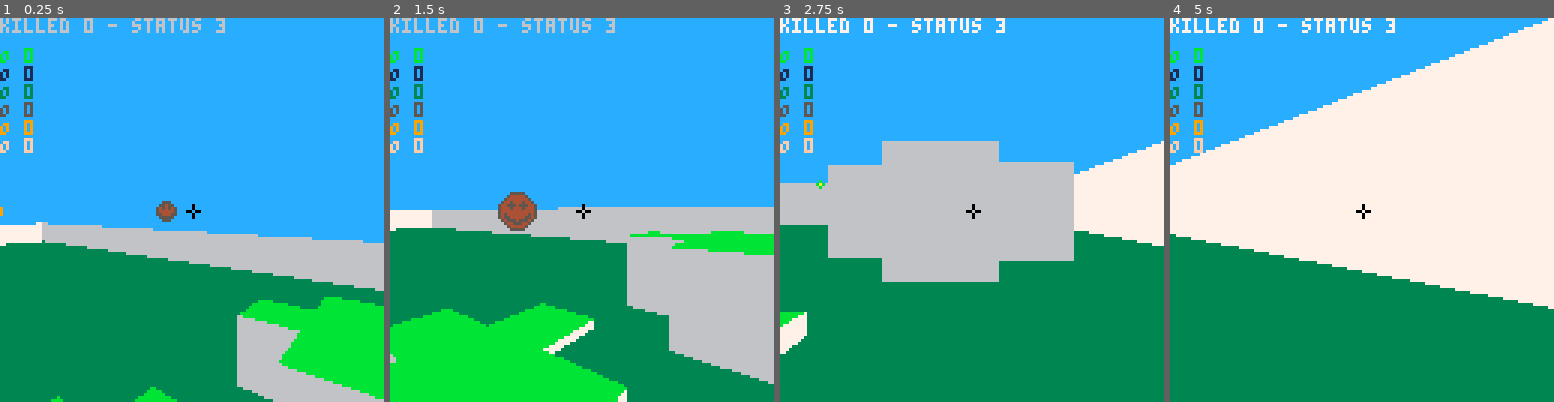
Above: before the commit, frames 1-4 (left to right).
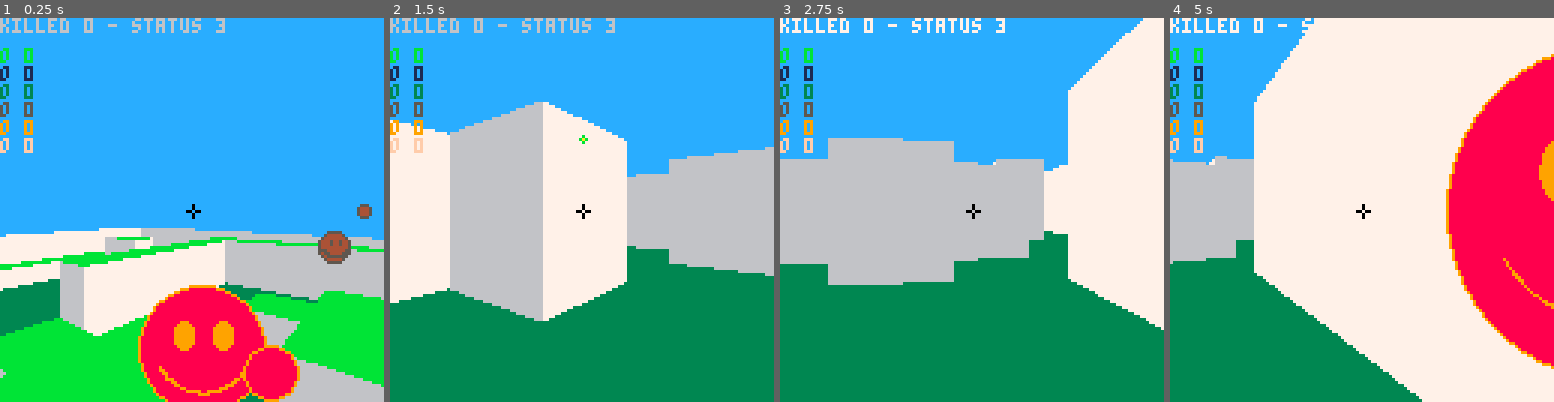
Above: after the commit, the same moments.

Repository: gotsunami/picomaze
Game: PICO-8 cartridge picomaze.p8
Same seed, same stepped clock (60 frames per second), same inputs: the game is played once before the commit and once after it.
Inputs:
- Up to frame 1 (0.25 s): no input
- Up to frame 2 (1.5 s): tap O (Z key) at 0.7 s
- Up to frame 3 (2.75 s): hold Right 1.6-2.1 s; tap O (Z key) at 1.7, 2.1, 2.5 s; hold Up 2.15-2.42 s; hold Right from 2.47 s (still down)
- Up to frame 4 (5 s): tap O (Z key) every 0.4 s from 2.9 to 4.9 s; release Right at 3.03 s; hold Left 3.08-3.58 s; hold Down 3.63-3.97 s; hold Right 4.02-4.68 s; hold Up from 4.73 s (still down)

The runs differ from the first frame. In frame 1, 32% of the frame differs, in the area x 0-100%, y 7-100%; in frame 2, 54%; in frame 3, 20%; in frame 4, 48%.

Commit message:
Updates: smiley z, better detections, more playable

Diff:
--- a/picomaze.p8
+++ b/picomaze.p8
@@ -21,7 +21,7 @@
    sm.id = id
    sm.cl = {id, id+1}
    -- init position
-   sm.x = 1+flr(rnd(29)) sm.y = 1+flr(rnd(29))
+   sm.x = 1+flr(rnd(29)) sm.y = 1+flr(rnd(15))
    sm.z = 12
    sm.dz = 0
    sm.dv = 0.2
@@ -88,6 +88,9 @@
 -- and if smiley is reloaded
 function fire_bullet(sm)
    if (sm.bl.fired==false and sm.bl.reload <= 0) then
+      if (sm.id == player_id) then
+	 sfx(2)
+      end
       sm.bl.d = sm.d
       sm.bl.x = sm.x
       sm.bl.y = sm.y
@@ -100,14 +103,15 @@
 ----------------------------------------
 -- move bullet and handle collision
 function bullet(sm)
-   sm.bl.reload -= .1
+   sm.bl.reload -= .25
    if (sm.bl.fired==true) then
       -- new bullet position --
       sm.bl.x=sm.bl.x+cos(sm.bl.d)*0.55
       sm.bl.y=sm.bl.y+sin(sm.bl.d)*0.55
       -- hit an enemy?
       for en in all(pls) do
-	 if (sqrt((sm.bl.x - en.x)^2 + (sm.bl.y - en.y)^2) < 0.25 and
+	 if (en.id != sm.id and
+		sqrt((sm.bl.x - en.x)^2 + (sm.bl.y - en.y)^2) < 0.4 and
 	     abs(sm.bl.z - en.z) < 0.4) then
 	    hit(sm, en)
 	    sm.bl.fired = false
@@ -125,7 +129,7 @@
 end
 
 ----------------------------------------
--- functions for AI smileys/players
+-- functions for ai smileys/players
 -- call ai_move(pl) to test algorithm
 ----------------------------------------
 function ai_move(sm)
@@ -151,45 +155,40 @@
 ----------------------------------------
 -- draw a smiley
 function draw_smiley(sm)
-   local dt = pl.d - atan2(sm.x - pl.x, sm.y - pl.y)
+   local dt = (pl.d - atan2(sm.x - pl.x, sm.y - pl.y))
    local r = sqrt((sm.x - pl.x)^2 + (sm.y - pl.y)^2)
-   -- array to store distance of each smiley, knowing its two dedicated colours
-   sz[sm.id] = r
-   sz[sm.id+1] = r
-   if (abs(dt) < 0.3) then
-      local cx = 64 - 90 * sin(dt)
-      local cy = 64 - 90 * (pl.z - sm.z) / r
-      r = 32 / r
-      -- contour --
-      circfill(cx,cy,r,sm.cl[1])
-      circ(cx,cy,r,sm.cl[2])
-
-      -- eyes
-      circfill(cx-r/3.5,cy-r/3.5,r/7,sm.cl[2])
-      circfill(cx-r/3.5,cy-r/4.6,r/6,sm.cl[2])
-      circfill(cx-r/3.5,cy-r/6,r/7,sm.cl[2])
-
-      circfill(cx+r/3.5,cy-r/3.5,r/7,sm.cl[2])
-      circfill(cx+r/3.5,cy-r/4.6,r/6,sm.cl[2])
-      circfill(cx+r/3.5,cy-r/6,r/7,sm.cl[2])
-
-      -- mouth
-      if (sm.l == 3) then       -- happy
-	 local x, y, r = cx, cy-r*0.1, r/1.3
-	 for angle = 210, 330.0 do
-	    local ptx, pty = x + r * cos( angle / 360 ), y + r * sin( angle / 360 )
-	    pset( ptx, pty,sm.cl[2])
-	 end
-      end
-      if (flr(sm.l) == 2) then       -- neutral
-	 line(cx-r/2,cy+r/3,cx+r/2,cy+r/3,sm.cl[2])
-      end
-      if (flr(sm.l) == 1) then       -- unhappy
-	 local x, y, r = cx, cy+r, r/1.3
-	 for angle = 30, 150.0 do
-	    local ptx, pty = x + r * cos( angle / 360 ), y + r * sin( angle / 360 )
-	    pset( ptx, pty,sm.cl[2])
-	 end
+   local cx = 64 - 90 * sin(dt)
+   local cy = 64 - 90 * (pl.z - sm.z) / r
+   r = 32 / r
+   -- contour --
+   circfill(cx,cy,r,sm.cl[1])
+   circ(cx,cy,r,sm.cl[2])
+
+   -- eyes
+   circfill(cx-r/3.5,cy-r/3.5,r/7,sm.cl[2])
+   circfill(cx-r/3.5,cy-r/4.6,r/6,sm.cl[2])
+   circfill(cx-r/3.5,cy-r/6,r/7,sm.cl[2])
+
+   circfill(cx+r/3.5,cy-r/3.5,r/7,sm.cl[2])
+   circfill(cx+r/3.5,cy-r/4.6,r/6,sm.cl[2])
+   circfill(cx+r/3.5,cy-r/6,r/7,sm.cl[2])
+
+   -- mouth
+   if (sm.l == 3) then       -- happy
+      local x, y, r = cx, cy-r*0.1, r/1.3
+      for angle = 210, 330.0 do
+	 local ptx, pty = x + r * cos( angle / 360 ), y + r * sin( angle / 360 )
+	 pset( ptx, pty,sm.cl[2])
+      end
+   end
+   if (flr(sm.l) == 2) then       -- neutral
+      line(cx-r/2,cy+r/3,cx+r/2,cy+r/3,sm.cl[2])
+   end
+   if (flr(sm.l) == 1) then       -- unhappy
+      local x, y, r = cx, cy+r, r/1.3
+      for angle = 30, 150.0 do
+	 local ptx, pty = x + r * cos( angle / 360 ), y + r * sin( angle / 360 )
+	 pset( ptx, pty,sm.cl[2])
       end
    end
 end
@@ -199,7 +198,7 @@
    local bl = sm.bl
    if (bl.fired == true) then
       local dt = pl.d - atan2(bl.x - pl.x, bl.y - pl.y)
-      if (abs(dt) < 0.3) then
+      if (abs(dt) < 0.2 or abs(dt) > 0.8) then
 	 local r = sqrt((bl.x - pl.x)^2 + (bl.y - pl.y)^2)
 	 local cx = 64 - 90 * sin(dt)
 	 local cy = 64 - 90 * (pl.z - bl.z) / r
@@ -210,15 +209,48 @@
    end
 end
 
--- draw the 3D map, the smileys, and the bullets
+-- draw the 3d map, the smileys, and the bullets
 function draw_3d()
- -- draw enemies and bullets
+ -- array to store distance of each smiley, knowing its two dedicated colours
+ -- also decide if it has to be drawn
+ cnt = 0
+ sz = {}
+ for en in all(pls) do
+    if en.id != player_id then
+       local r = sqrt((en.x - pl.x)^2 + (en.y - pl.y)^2)
+       local dt = pl.d - atan2(en.x - pl.x, en.y - pl.y)
+       cursor(0,20)
+       color(0)
+       if (abs(dt) < 0.2 or abs(dt) > 0.8) then
+	  sz[en.id] = r
+	  sz[en.id+1] = r
+	  cnt += 1
+       end
+    end
+ end
+
+ -- draw enemies, from the further to the closer
+ order = {}
+ while(cnt > 0) do
+    local max = 0
+    local id = 1
+    local en = nil
+    for pl in all(pls) do
+       if order[pl.id] == nil and sz[pl.id] != nil and sz[pl.id] > max then
+	  max = sz[pl.id]
+	  en = pl
+	  id = pl.id
+       end
+    end
+    draw_smiley(en)
+    order[id] = 1
+    cnt -= 1
+ end
+
+ -- draw bullets and scores
  cursor(0,10)
  for en in all(pls) do
-    color(en.id+1) print("O "..en.s)
-    if (en.id != player_id) then
-       draw_smiley(en)
-    end
+    color(en.id+1) print("o "..en.s)
     draw_bullet(en)
  end
 
@@ -361,17 +393,17 @@
       -- scores
       cursor(0,10)
       for en in all(pls) do
-	 color(en.id+1) print("O "..en.s)
+--	 color(en.id+1) print("o "..en.s)
       end
    else
       cursor(45,5) color(0)
-      print("GAME OVER")
+      print("game over")
       if (gameover != player_id) then
 	 cursor(38,15) color(0)
-	 print("PLAYER "..gameover.." WON!")
+	 print("player "..gameover.." won!")
       else
 	 cursor(48,15) color(0)
-	 print("YOU WON!")
+	 print("you won!")
       end
       pl.x = 10
       pl.y = 10
@@ -410,6 +442,7 @@
       -- move --
       if (en.id != player_id) then
 	 ai_move(en)
+	 move(en, 0)
       else
 --	 ai_move(pl)
 	 move(pl, m)
@@ -578,163 +611,163 @@
 __map__
 0f0f0f0f0f0f0f0f0f0f0f0f0f0f0f0f0f0f0f0f0f0f0f0f0f0f0f0f0f0f0f0f000000000000000000000000000000000000000000000000000000000000000000000000000000000000000000000000000000000000000000000000000000000000000000000000000000000000000000000000000000000000000000000000
 0f0000000000000000000000000000000000000000000000000000000000000f000000000000000000000000000000000000000000000000000000000000000000000000000000000000000000000000000000000000000000000000000000000000000000000000000000000000000000000000000000000000000000000000
-0f00000000000000000000000000000000000000000000000e020202020e000f000000000000000000000000000000000000000000000000000000000000000000000000000000000000000000000000000000000000000000000000000000000000000000000000000000000000000000000000000000000000000000000000
-0f000000000000000a000000000000000000000000000000020202020202000f000000000000000000000000000000000000000000000000000000000000000000000000000000000000000000000000000000000000000000000000000000000000000000000000000000000000000000000000000000000000000000000000
-0f0000000000000a0a0a0000000000000000000000000000020202020202000f000000000000000000000000000000000000000000000000000000000000000000000000000000000000000000000000000000000000000000000000000000000000000000000000000000000000000000000000000000000000000000000000
-0f000000000000000a000001000000000000000000000000020202020202000f000000000000000000000000000000000000000000000000000000000000000000000000000000000000000000000000000000000000000000000000000000000000000000000000000000000000000000000000000000000000000000000000
-0f00000000000000000001010100030009000c0000000000020202020202000f000000000000000000000000000000000000000000000000000000000000000000000000000000000000000000000000000000000000000000000000000000000000000000000000000000000000000000000000000000000000000000000000
-0f00000000000000000000010000000000000000000000000e020202020e000f000000000000000000000000000000000000000000000000000000000000000000000000000000000000000000000000000000000000000000000000000000000000000000000000000000000000000000000000000000000000000000000000
-0f0000000000000000000000000000000000000000000000000101010100000f000000000000000000000000000000000000000000000000000000000000000000000000000000000000000000000000000000000000000000000000000000000000000000000000000000000000000000000000000000000000000000000000
-0f0000000000000000000000000000000000000000000000000000000000000f000000000000000000000000000000000000000000000000000000000000000000000000000000000000000000000000000000000000000000000000000000000000000000000000000000000000000000000000000000000000000000000000
-0f0000000000000000000000000000000000000000000000000001010000000f000000000000000000000000000000000000000000000000000000000000000000000000000000000000000000000000000000000000000000000000000000000000000000000000000000000000000000000000000000000000000000000000
-0f0000000000000000000000000000000000000000000000000001010000000f000000000000000000000000000000000000000000000000000000000000000000000000000000000000000000000000000000000000000000000000000000000000000000000000000000000000000000000000000000000000000000000000
-0f0000000000000000000000000000000000000000000000000001010000000f000000000000000000000000000000000000000000000000000000000000000000000000000000000000000000000000000000000000000000000000000000000000000000000000000000000000000000000000000000000000000000000000
-0f0000000000000000000000000000000000000000000000000001010000000f000000000000000000000000000000000000000000000000000000000000000000000000000000000000000000000000000000000000000000000000000000000000000000000000000000000000000000000000000000000000000000000000
-0f0000000000000000000000000000000000000000000000000001010000000f000000000000000000000000000000000000000000000000000000000000000000000000000000000000000000000000000000000000000000000000000000000000000000000000000000000000000000000000000000000000000000000000
-0f0000000000000000000000000000000000000000000000000001010000000f000000000000000000000000000000000000000000000000000000000000000000000000000000000000000000000000000000000000000000000000000000000000000000000000000000000000000000000000000000000000000000000000
-0f0000000000000000000000000000000000000000000000000001010000000f000000000000000000000000000000000000000000000000000000000000000000000000000000000000000000000000000000000000000000000000000000000000000000000000000000000000000000000000000000000000000000000000
-0f0000000000000000000000000000000000000000000000000001010000000f000000000000000000000000000000000000000000000000000000000000000000000000000000000000000000000000000000000000000000000000000000000000000000000000000000000000000000000000000000000000000000000000
-0f0000000000000000000101020203030404050500000000000000000000000f000000000000000000000000000000000000000000000000000000000000000000000000000000000000000000000000000000000000000000000000000000000000000000000000000000000000000000000000000000000000000000000000
-0f0000000000000000000101020203030404050500000000000000000000000f000000000000000000000000000000000000000000000000000000000000000000000000000000000000000000000000000000000000000000000000000000000000000000000000000000000000000000000000000000000000000000000000
-0f0000000000000000000a0a090908080707060600000000000000000000000f000000000000000000000000000000000000000000000000000000000000000000000000000000000000000000000000000000000000000000000000000000000000000000000000000000000000000000000000000000000000000000000000
-0f0000000000000000000a0a090908080707060600000000000000000000000f000000000000000000000000000000000000000000000000000000000000000000000000000000000000000000000000000000000000000000000000000000000000000000000000000000000000000000000000000000000000000000000000
-0f0000000000000000000b0b0c0c0d0d0e0e0e0e00000000000000000000000f000000000000000000000000000000000000000000000000000000000000000000000000000000000000000000000000000000000000000000000000000000000000000000000000000000000000000000000000000000000000000000000000
-0f0000000000000000000b0b0c0c0d0d0e0e0e0e00000000000000000000000f000000000000000000000000000000000000000000000000000000000000000000000000000000000000000000000000000000000000000000000000000000000000000000000000000000000000000000000000000000000000000000000000
-0f0000000000000000000e0e0e0e0e0e0e0e0e0e00000000000000000000000f000000000000000000000000000000000000000000000000000000000000000000000000000000000000000000000000000000000000000000000000000000000000000000000000000000000000000000000000000000000000000000000000
-0f0000000000000000000e0e0e0e0e0e0e0e0e0e00000000000000000000000f000000000000000000000000000000000000000000000000000000000000000000000000000000000000000000000000000000000000000000000000000000000000000000000000000000000000000000000000000000000000000000000000
-0f0000000000000000000e0e0e0e0e0e0e0e0e0e00000000000000000000000f000000000000000000000000000000000000000000000000000000000000000000000000000000000000000000000000000000000000000000000000000000000000000000000000000000000000000000000000000000000000000000000000
-0f0000000000000000000e0e0e0e0e0e0e0e0e0e00000000000000000000000f000000000000000000000000000000000000000000000000000000000000000000000000000000000000000000000000000000000000000000000000000000000000000000000000000000000000000000000000000000000000000000000000
+0f00000e0e0e0e0000000e0e0e0e0e0e0e0e0e0000000000000000000000000f000000000000000000000000000000000000000000000000000000000000000000000000000000000000000000000000000000000000000000000000000000000000000000000000000000000000000000000000000000000000000000000000
+0f00000e000000000a0000000000000000000e0000000000000000000000000f000000000000000000000000000000000000000000000000000000000000000000000000000000000000000000000000000000000000000000000000000000000000000000000000000000000000000000000000000000000000000000000000
+0f00000e0000000a0a0a00000000000000000e0000000000010101010101010f000000000000000000000000000000000000000000000000000000000000000000000000000000000000000000000000000000000000000000000000000000000000000000000000000000000000000000000000000000000000000000000000
+0f00000e000000000a00000a0000000000000e0d0c0b0a09080706050403020f000000000000000000000000000000000000000000000000000000000000000000000000000000000000000000000000000000000000000000000000000000000000000000000000000000000000000000000000000000000000000000000000
+0f00000e0000000000000a0a0a00030009000e0d0c0b0a09080706050403020f000000000000000000000000000000000000000000000000000000000000000000000000000000000000000000000000000000000000000000000000000000000000000000000000000000000000000000000000000000000000000000000000
+0f00000e000000000000000a0000000000000e0000000000010101010101010f000000000000000000000000000000000000000000000000000000000000000000000000000000000000000000000000000000000000000000000000000000000000000000000000000000000000000000000000000000000000000000000000
+0f00000e00000000000000000000000000000e0000000000000000000000000f000000000000000000000000000000000000000000000000000000000000000000000000000000000000000000000000000000000000000000000000000000000000000000000000000000000000000000000000000000000000000000000000
+0f00000e0e0e0e0e0e0e00000e0e0e0e0e0e0e0000000000000000000000000f000000000000000000000000000000000000000000000000000000000000000000000000000000000000000000000000000000000000000000000000000000000000000000000000000000000000000000000000000000000000000000000000
 0f0000000000000000000000000000000000000000000000000000000000000f000000000000000000000000000000000000000000000000000000000000000000000000000000000000000000000000000000000000000000000000000000000000000000000000000000000000000000000000000000000000000000000000
 0f0000000000000000000000000000000000000000000000000000000000000f000000000000000000000000000000000000000000000000000000000000000000000000000000000000000000000000000000000000000000000000000000000000000000000000000000000000000000000000000000000000000000000000
+0f000000000e000000000000040000000000000e00000000000400000000000f000000000000000000000000000000000000000000000000000000000000000000000000000000000000000000000000000000000000000000000000000000000000000000000000000000000000000000000000000000000000000000000000
+0f000000000e000000000000040000000000000e00000000000400000000000f000000000000000000000000000000000000000000000000000000000000000000000000000000000000000000000000000000000000000000000000000000000000000000000000000000000000000000000000000000000000000000000000
+0f0000000000000000000000000000000000000000000000000000000000000f000000000000000000000000000000000000000000000000000000000000000000000000000000000000000000000000000000000000000000000000000000000000000000000000000000000000000000000000000000000000000000000000
+0f0006060606060606060606060606060606060606060606060606060606000f000000000000000000000000000000000000000000000000000000000000000000000000000000000000000000000000000000000000000000000000000000000000000000000000000000000000000000000000000000000000000000000000
 0f0000000000000000000000000000000000000000000000000000000000000f000000000000000000000000000000000000000000000000000000000000000000000000000000000000000000000000000000000000000000000000000000000000000000000000000000000000000000000000000000000000000000000000
 0f0f0f0f0f0f0f0f0f0f0f0f0f0f0f0f0f0f0f0f0f0f0f0f0f0f0f0f0f0f0f0f000000000000000000000000000000000000000000000000000000000000000000000000000000000000000000000000000000000000000000000000000000000000000000000000000000000000000000000000000000000000000000000000
-…(130 lines of a section not shown)…
+0000000000000000000000000000000000000000000000000000000000000000000000000000000000000000000000000000000000000000000000000000000000000000000000000000000000000000000000000000000000000000000000000000000000000000000000000000000000000000000000000000000000000000
+0000000000000000000000000000000000000000000000000000000000000000000000000000000000000000000000000000000000000000000000000000000000000000000000000000000000000000000000000000000000000000000000000000000000000000000000000000000000000000000000000000000000000000
+0000000000000000000000000000000000000000000000000000000000000000000000000000000000000000000000000000000000000000000000000000000000000000000000000000000000000000000000000000000000000000000000000000000000000000000000000000000000000000000000000000000000000000
+0000000000000000000000000000000000000000000000000000000000000000000000000000000000000000000000000000000000000000000000000000000000000000000000000000000000000000000000000000000000000000000000000000000000000000000000000000000000000000000000000000000000000000
+0000000000000000000000000000000000000000000000000000000000000000000000000000000000000000000000000000000000000000000000000000000000000000000000000000000000000000000000000000000000000000000000000000000000000000000000000000000000000000000000000000000000000000
+0000000000000000000000000000000000000000000000000000000000000000000000000000000000000000000000000000000000000000000000000000000000000000000000000000000000000000000000000000000000000000000000000000000000000000000000000000000000000000000000000000000000000000
+0000000000000000000000000000000000000000000000000000000000000000000000000000000000000000000000000000000000000000000000000000000000000000000000000000000000000000000000000000000000000000000000000000000000000000000000000000000000000000000000000000000000000000
+0000000000000000000000000000000000000000000000000000000000000000000000000000000000000000000000000000000000000000000000000000000000000000000000000000000000000000000000000000000000000000000000000000000000000000000000000000000000000000000000000000000000000000
+0000000000000000000000000000000000000000000000000000000000000000000000000000000000000000000000000000000000000000000000000000000000000000000000000000000000000000000000000000000000000000000000000000000000000000000000000000000000000000000000000000000000000000
+0000000000000000000000000000000000000000000000000000000000000000000000000000000000000000000000000000000000000000000000000000000000000000000000000000000000000000000000000000000000000000000000000000000000000000000000000000000000000000000000000000000000000000
+0000000000000000000000000000000000000000000000000000000000000000000000000000000000000000000000000000000000000000000000000000000000000000000000000000000000000000000000000000000000000000000000000000000000000000000000000000000000000000000000000000000000000000
+0000000000000000000000000000000000000000000000000000000000000000000000000000000000000000000000000000000000000000000000000000000000000000000000000000000000000000000000000000000000000000000000000000000000000000000000000000000000000000000000000000000000000000
+0000000000000000000000000000000000000000000000000000000000000000000000000000000000000000000000000000000000000000000000000000000000000000000000000000000000000000000000000000000000000000000000000000000000000000000000000000000000000000000000000000000000000000
+0000000000000000000000000000000000000000000000000000000000000000000000000000000000000000000000000000000000000000000000000000000000000000000000000000000000000000000000000000000000000000000000000000000000000000000000000000000000000000000000000000000000000000
+…(130 lines of a section not shown)…
